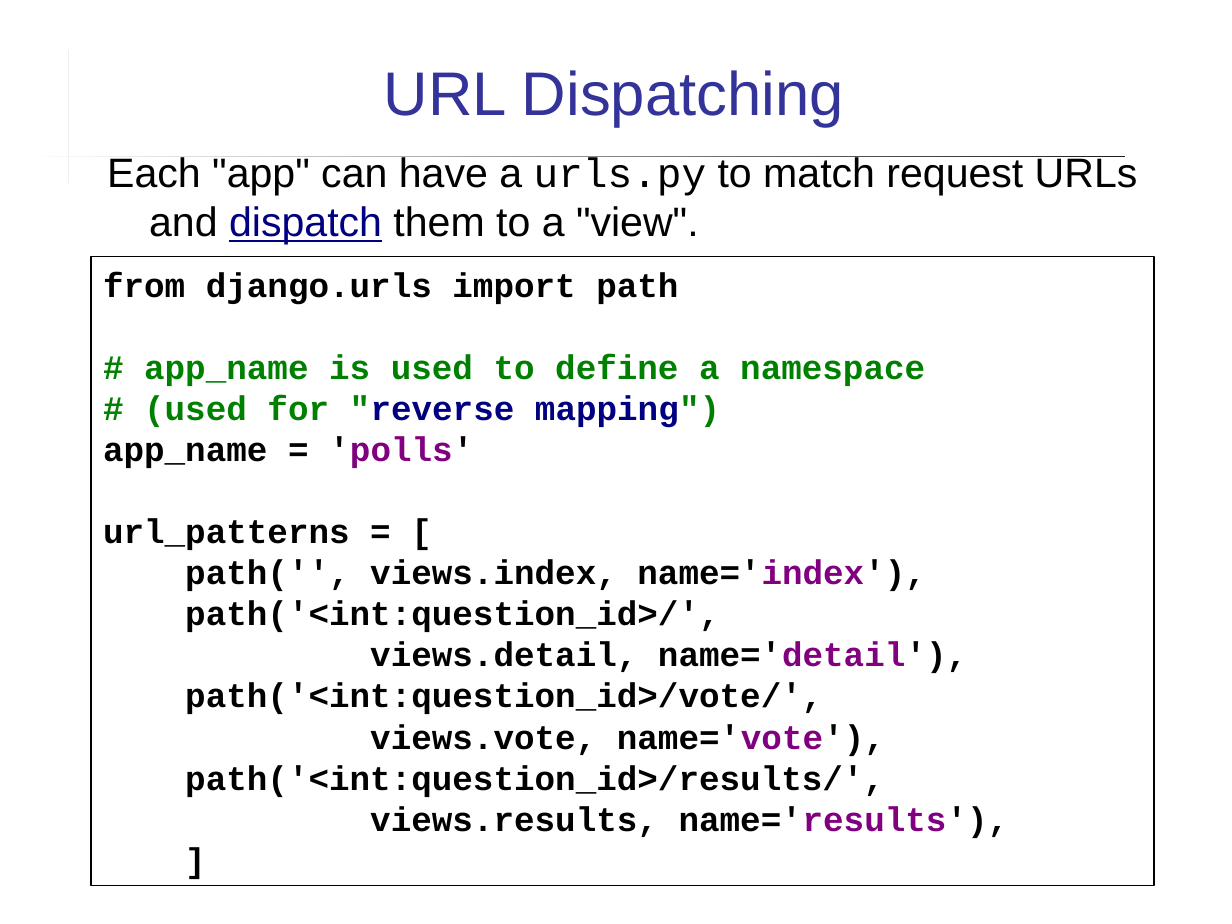
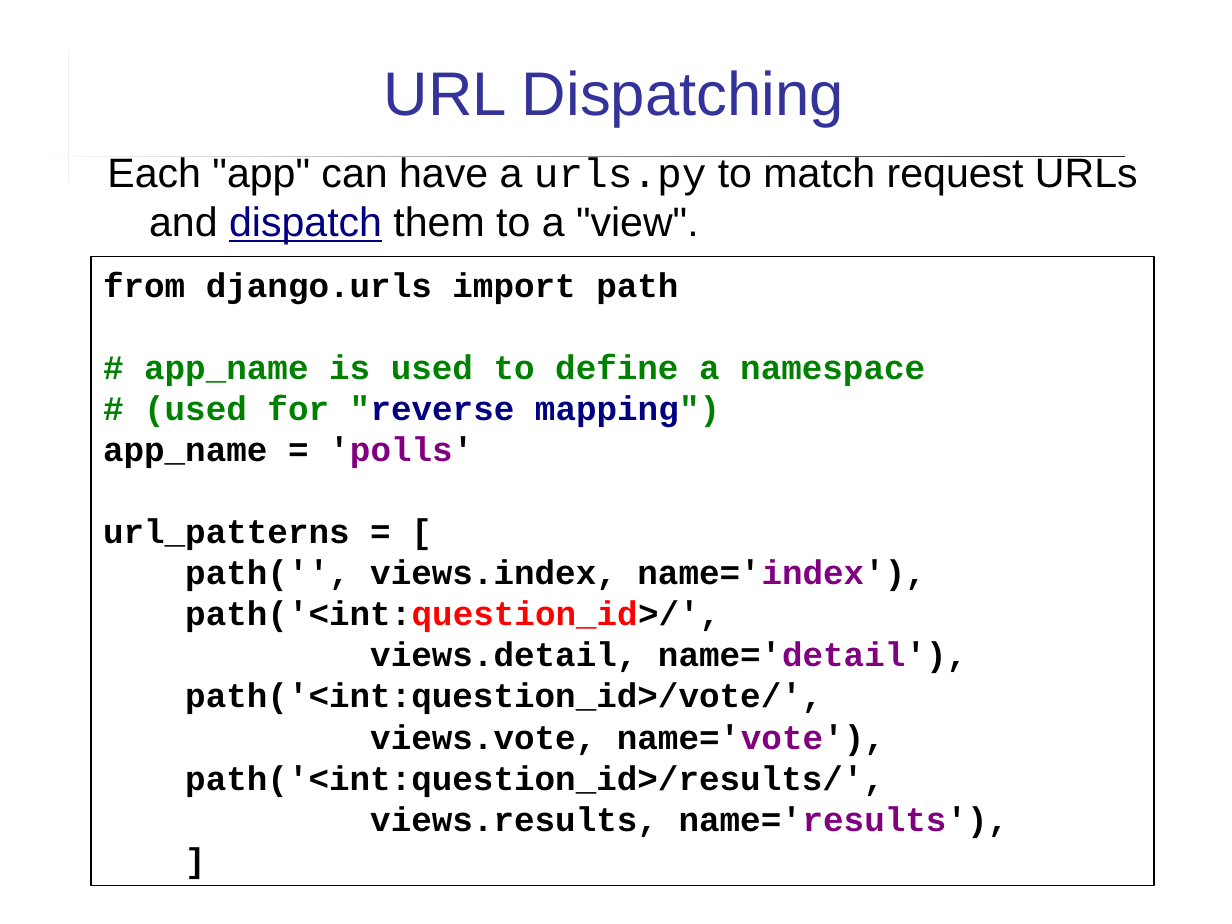
Before and after one commit to cpske/ISP, a slide deck: slide 15 of django/Django-review-1.ppt. Drawn at 1232x924 pixels with LibreOffice and Linux fonts; fonts in the diff are those of the drawing. Boxes give left, top, right and bottom in pixels: in the first picture for what was removed or moved away, otherwise in the second. Text is boxed around its words. In the diff, an @@ line names an element or a change of style, - is before the commit and + after.

Commit message:
update KU Polls Iteration 2

```diff
--- a/django/Django-review-1.ppt
+++ b/django/Django-review-1.ppt
@@ rectangle "from django.urls import path" at (91, 257, 1154, 886): text colour #000000 to #FF0000 in "path('<int:question_id>/'," @@
```
Also in this commit, not shown: 4 other slides changed, 3 slides added, 2 other files.
